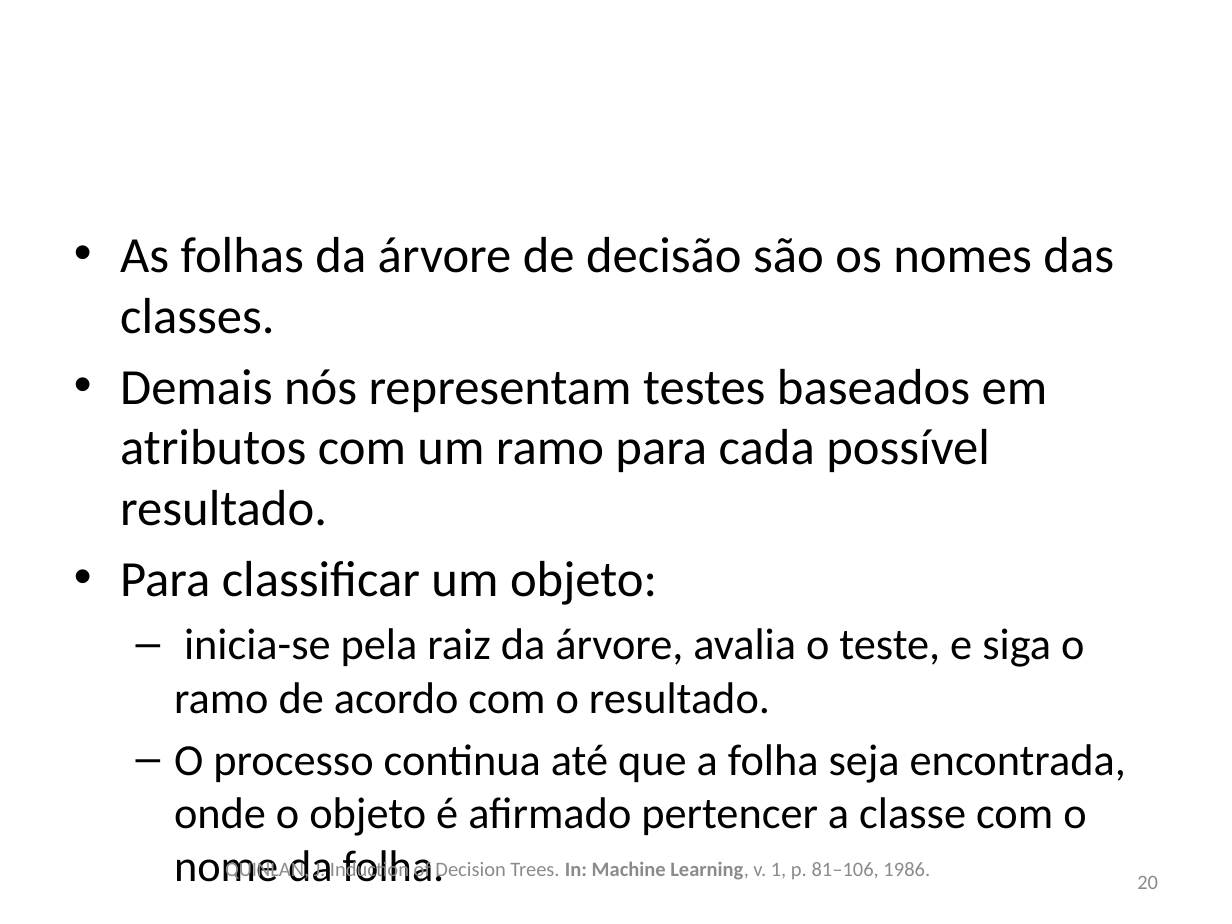
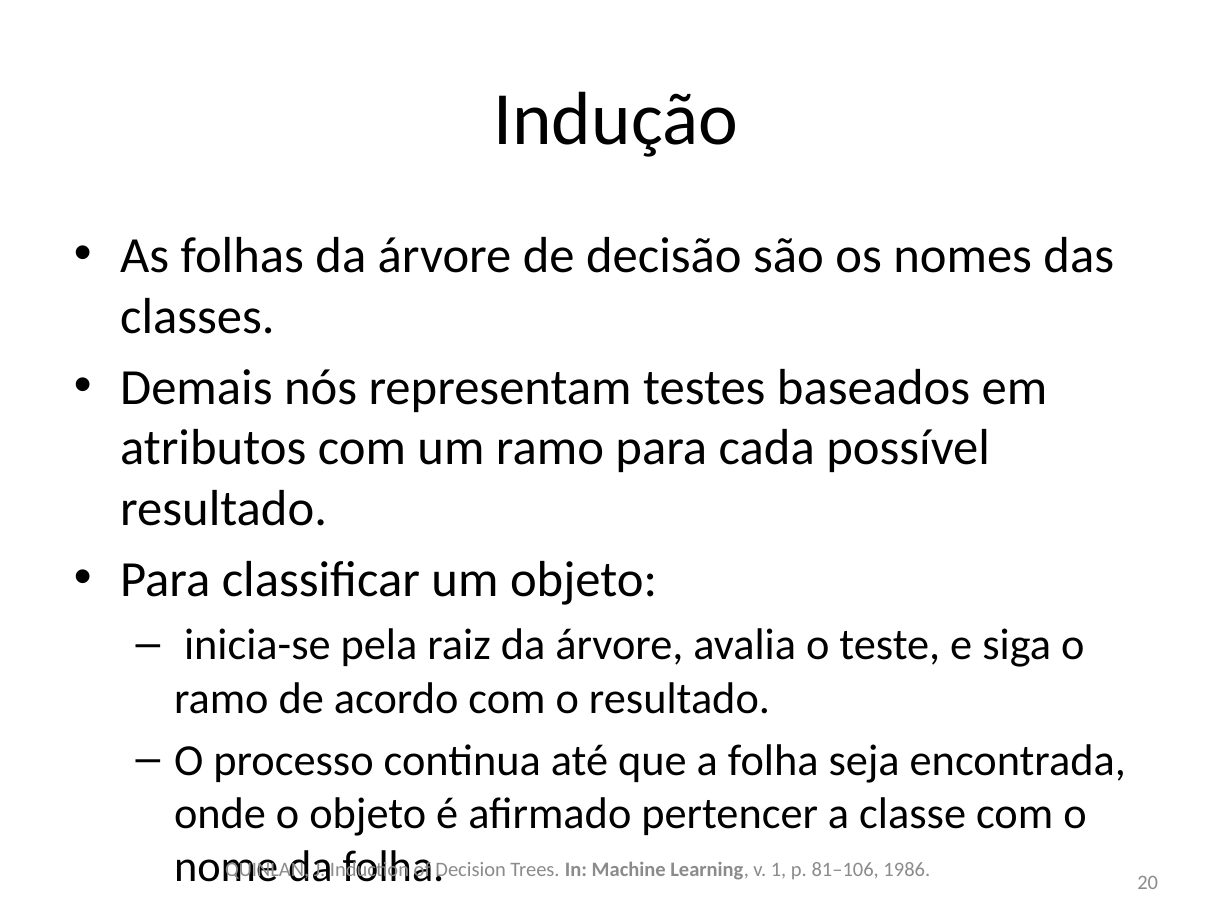
Before and after one commit to gems-uff/sdm, a slide deck: slide 20 of Documents/Raciocínio.pptx. Drawn at 1232x924 pixels with LibreOffice and Linux fonts; fonts in the diff are those of the drawing; background and template pictures are left out. Boxes give left, top, right and bottom in pixels: in the first picture for what was removed or moved away, otherwise in the second. Text is boxed around its words. In the diff, an @@ line names an element or a change of style, - is before the commit and + after.

```diff
--- a/Documents/Raciocínio.pptx
+++ b/Documents/Raciocínio.pptx
@@ title added at bbox=[494, 91, 738, 157], 44 pt, text #000000 @@
+Indução
```
Also in this commit, not shown: 4 other slides changed, 1 other file.
